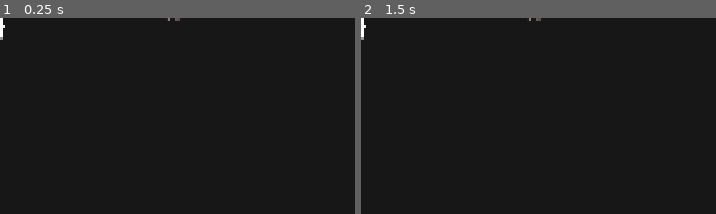
Above: before the commit, frames 1-2 (left to right).
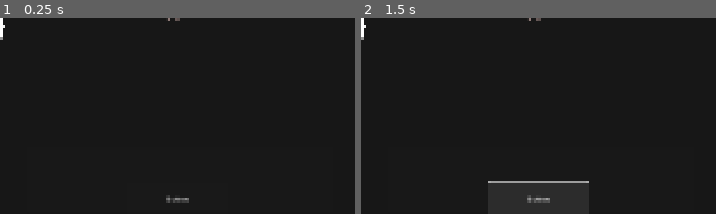
Above: after the commit, the same moments.

Repository: ParkSoeon/EyeTrackingReadingAssistance
Game: Godot game, scene res://scenes/choice.tscn
Two runs of this game, one before a commit and one after it. Both use one fixed random seed, a clock stepped at 60 frames per second and the inputs below. This scene is started directly instead of the project's main scene.
Inputs (mouse positions are % of the whole screen's width and height, from its top left):
- Up to frame 1 (0.25 s): no input
- Up to frame 2 (1.5 s): click (50, 96) at 0.5 s, where only the run after the commit has a clickable "Button"; click (50, 96) at 1.25 s, where only the run after the commit has a clickable "Button"
The pictures show only the part of the screen within x 25-75%, y 50-100%; the shares and areas given below are measured in that part.

The runs differ from the first frame. In frame 1, 0.2% of the frame differs, in the area x 46-54%, y 90-95%; in frame 2, 0.5%, in the area x 35-65%, y 83-95%.

Commit message:
Feat: type to ai

Diff:
--- a/demo/gdscripts/choice.gd
+++ b/demo/gdscripts/choice.gd
@@ -14,7 +14,7 @@
 var effect: AudioEffect
 var recording: AudioStreamWAV
 
-var mix_rate := 44100
+var mix_rate := 48000
 var format := AudioStreamWAV.FORMAT_16_BITS
 
 func _ready():
@@ -77,13 +77,17 @@
 
 
 func _on_button_pressed() -> void:
-	if effect.is_recording_active():
-		stop_recording()
-	else:
-		start_recording()
+	#if effect.is_recording_active():
+		#stop_recording()
+	#else:
+		#start_recording()
 	#print("pressed")
 	#get_node("Player").factor = 1
 	#get_node("HUD").request("안녕")
+	var textEdit = get_node("TextEdit")
+	var text = textEdit.text
+	get_node("HUD").request(text)
+	textEdit.text = ""
 
 var output_path := "res://recorded.wav"
 
--- a/demo/scenes/choice.tscn
+++ b/demo/scenes/choice.tscn
@@ -131,21 +131,41 @@
 label_settings = SubResource("LabelSettings_jt4bu")
 horizontal_alignment = 1
 
-[node name="Button" type="Button" parent="."]
-visible = false
-anchors_preset = 5
-anchor_left = 0.5
-anchor_right = 0.5
-offset_left = -316.5
-offset_right = 316.5
-offset_bottom = 368.0
-grow_horizontal = 2
-text = "Button"
-
 [node name="AudioStreamReocrd" type="AudioStreamPlayer" parent="."]
 stream = SubResource("AudioStreamMicrophone_8qvna")
 autoplay = true
 bus = &"Record"
+
+[node name="TextEdit" type="TextEdit" parent="."]
+anchors_preset = 7
+anchor_left = 0.5
+anchor_top = 1.0
+anchor_right = 0.5
+anchor_bottom = 1.0
+offset_left = -362.0
+offset_top = -160.0
+offset_right = 374.0
+grow_horizontal = 2
+grow_vertical = 0
+theme_override_font_sizes/font_size = 35
+context_menu_enabled = false
+emoji_menu_enabled = false
+shortcut_keys_enabled = false
+selecting_enabled = false
+deselect_on_focus_loss_enabled = false
+
+[node name="Button" type="Button" parent="."]
+anchors_preset = 7
+anchor_left = 0.5
+anchor_top = 1.0
+anchor_right = 0.5
+anchor_bottom = 1.0
+offset_left = -120.0
+offset_top = -77.0
+offset_right = 120.0
+grow_horizontal = 2
+grow_vertical = 0
+text = "Button"
 
 [connection signal="area_entered" from="Blue" to="." method="_on_blue_area_entered"]
 [connection signal="area_entered" from="Red" to="." method="_on_red_area_entered"]
